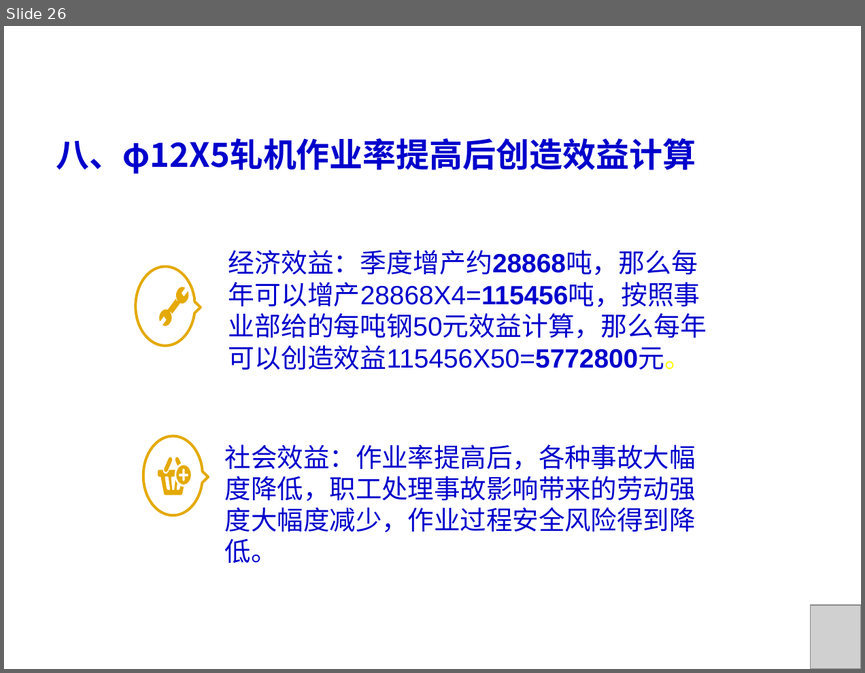
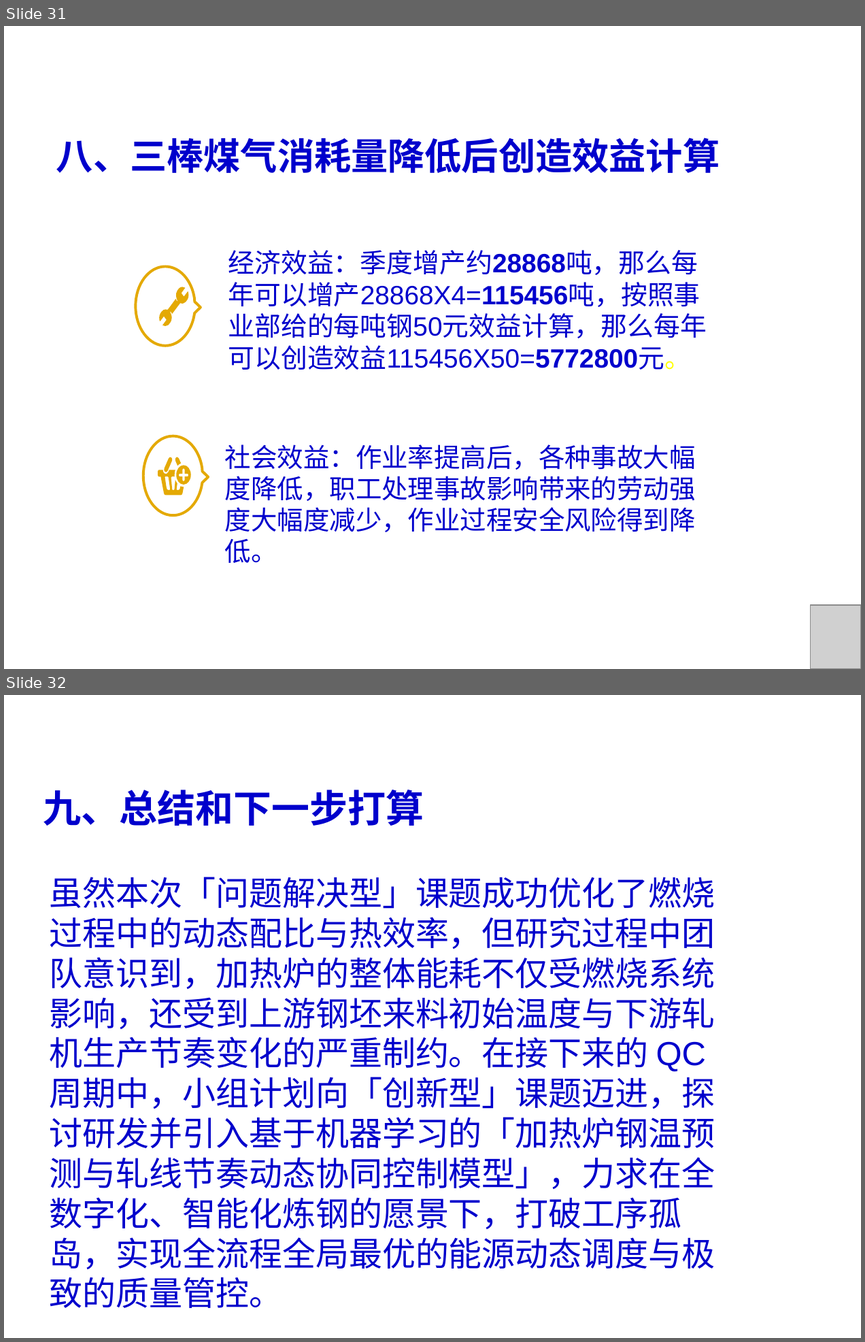
Before and after one commit to wfq1971/work_file, a slide deck: 2021年三棒作业区QC课题.ppt. Shown one above the other, each under a label of ours: slide 26 before the commit, slides 31 and 32 after it. The pictures are 865x673 and 865x1342 pixels, drawn with LibreOffice and Linux fonts; fonts in the diff are those of the drawing; grey boxes stand for pictures; background and template pictures are left out. Boxes give left, top, right and bottom in pixels: in the first picture for what was removed or moved away, otherwise in the second. Text is boxed around its words. In the diff, an @@ line names an element or a change of style, - is before the commit and + after.

```diff
--- a/2021年三棒作业区QC课题.ppt
+++ b/2021年三棒作业区QC课题.ppt
@@ slide 32 added at (x1=4, y1=695, x2=861, y2=1338), background picture (left out) @@
@@ text added at (x1=43, y1=790, x2=424, y2=826), 32 pt, text #0000CC, bold @@
+九、总结和下一步打算
@@ text added at (x1=50, y1=877, x2=715, y2=1308), 28 pt, text #0000CC @@
+虽然本次「问题解决型」课题成功优化了燃烧过程中的动态配比与热效率，但研究过程中团队意识到，加热炉的整体能耗不仅受燃烧系统影响，还受到上游钢坯来料初始温度与下游轧机生产节奏变化的严重制约。在接下来的 QC 周期中，小组计划向「创新型」课题迈进，探讨研发并引入基于机器学习的「加热炉钢温预测与轧线节奏动态协同控制模型」，力求在全数字化、智能化炼钢的愿景下，打破工序孤岛，实现全流程全局最优的能源动态调度与极致的质量管控。
@@ what was slide 26 is now slide 31 @@
@@ slide 31 changed as well @@
@@ text at (x1=56, y1=138, x2=719, y2=173): text changed; size 28 to 31 pt @@
-八、φ12X5轧机作业率提高后创造效益计算
+八、三棒煤气消耗量降低后创造效益计算
```
Also in this commit, not shown: 14 other slides changed, 10 other slides added, 6 slides removed.
